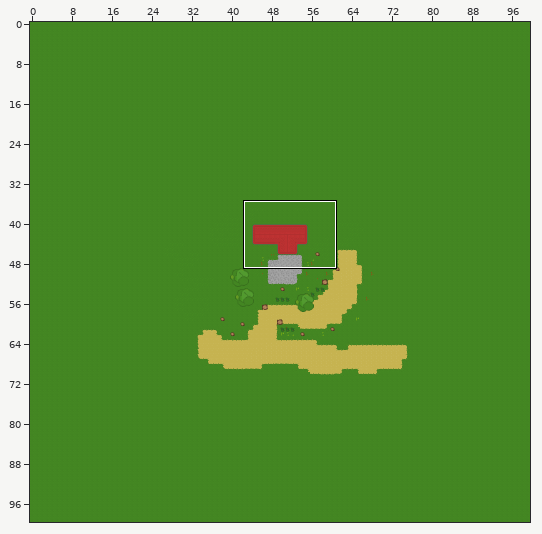
Level history. Tiled map (JSON): assets/TileMaps/tilemap.json. The picture above shows the old version from afar; the outline marks the close-up.
Close-up. Old version:
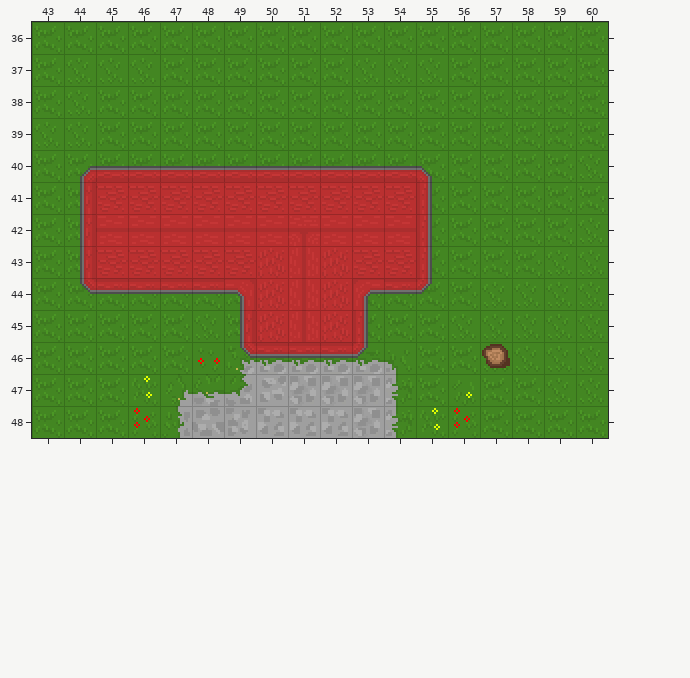
Cells are 16x16 px. Shown: x 43..60, y 36..48. The commit also changed other parts of the map, which this record leaves out.
Once edited:
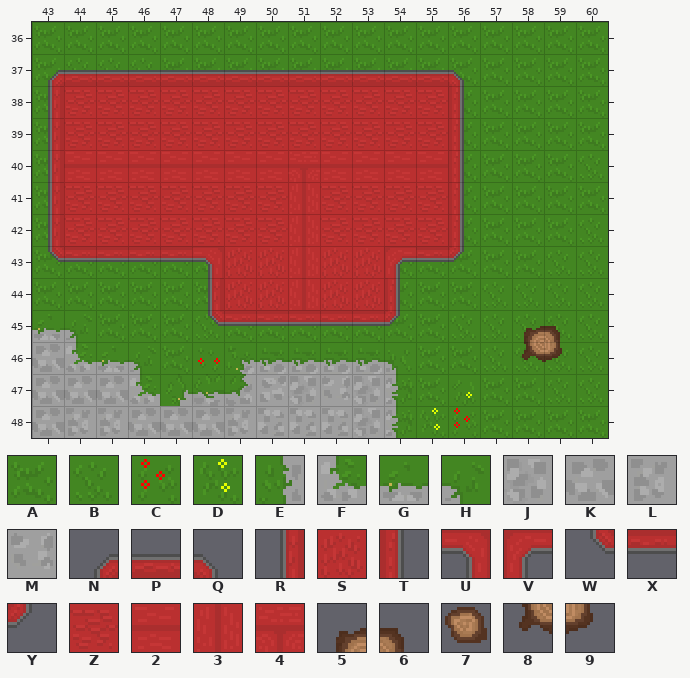
Key: from "tileset8-ground": A 0, B 1, C 15, D 19, E 145, F 162, G 163, H 164, J 174, K 176, L 191, M 206; from "tileset8-otherStuff": N 0, P 1, Q 2, R 15, S 16, T 17, U 18, V 19, W 30, X 31, Y 32, Z 33, 2 45, 3 46, 4 62, 5 102, 6 103, 7 104, 8 117, 9 118.
_ is an empty cell, # one hidden under a higher layer.
Tiles of an added or newly shown layer are drawn over the layers below it.
Changes in this commit:
Layer "ground":
y 37: x 53..55 BBB -> AAA
y 38: x 44 B -> #
y 39: x 43..44 BB -> A#
y 45: x 43..44 AA -> GH
y 46: x 43..46 AAAA -> KFGH
y 47: x 43..46 AAAD -> KKKF; x 52 J -> M
y 48: x 43..47 AAACE -> KLLKK
Layer "extra" (removed):
y 40: x 44..55 NPPPPPPPPPPQ -> ____________
y 41: x 44 R -> _; x 51 Z -> _; x 55 T -> _
y 42: x 44..55 R2222224222T -> ____________
y 43: x 44..49 RZZZZZ -> ______; x 53..55 ZZT -> ___
y 44: x 44..49 WXXXXU -> ______; x 53..55 VXY -> ___
y 45: x 49..53 RS3ST -> _____
y 46: x 49..53 WXXXY -> _____; x 57 7 -> _
Layer "other" (added):
y 38..39: x 44..55 ____________ -> ZZZZZZZZZZZZ
y 40: x 44..55 ____________ -> 222222242222
y 41: x 44 _ -> Z; x 51 _ -> 3; x 55 _ -> Z
y 42: x 44..55 ____________ -> ZZZZZZZ3ZZZZ
y 43..44: x 49 _ -> S; x 53 _ -> S
Layer "other2" (added):
y 37: x 43..56 ______________ -> NPPPPPPPPPPPPQ
y 38..42: x 43 _ -> R; x 56 _ -> T
y 43: x 43..48 ______ -> WXXXXU; x 54..56 ___ -> VXY
y 44: x 48 _ -> R; x 54 _ -> T
y 45: x 48..54 _______ -> WXXXXXY; x 58..59 __ -> 56
y 46: x 58..59 __ -> 89
Boxes around the changes in both close-ups, in picture pixels (x1, y1, x2, y2):
changed: (32, 58, 464, 438)
changed: (482, 326, 562, 368)
